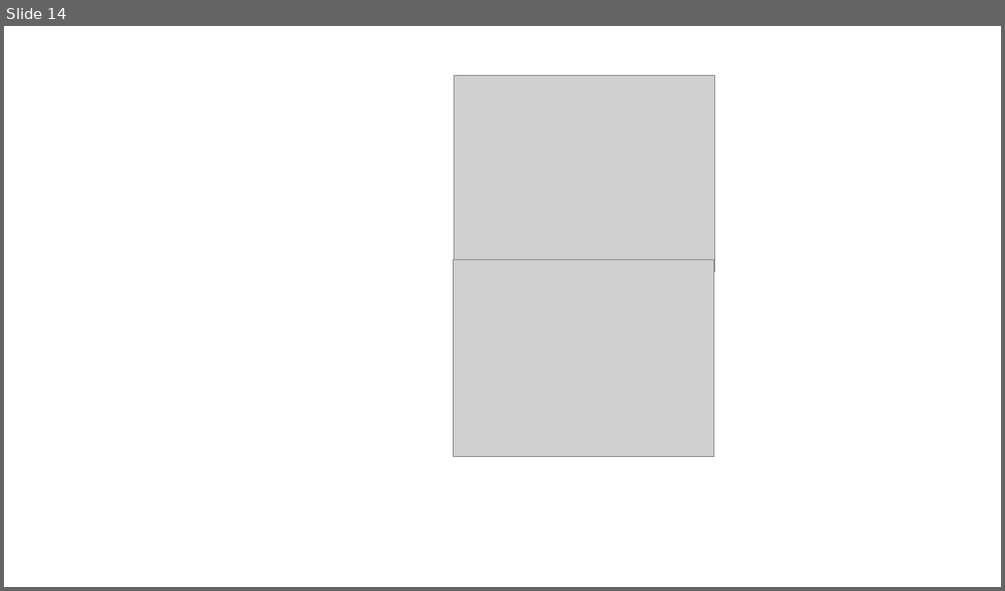
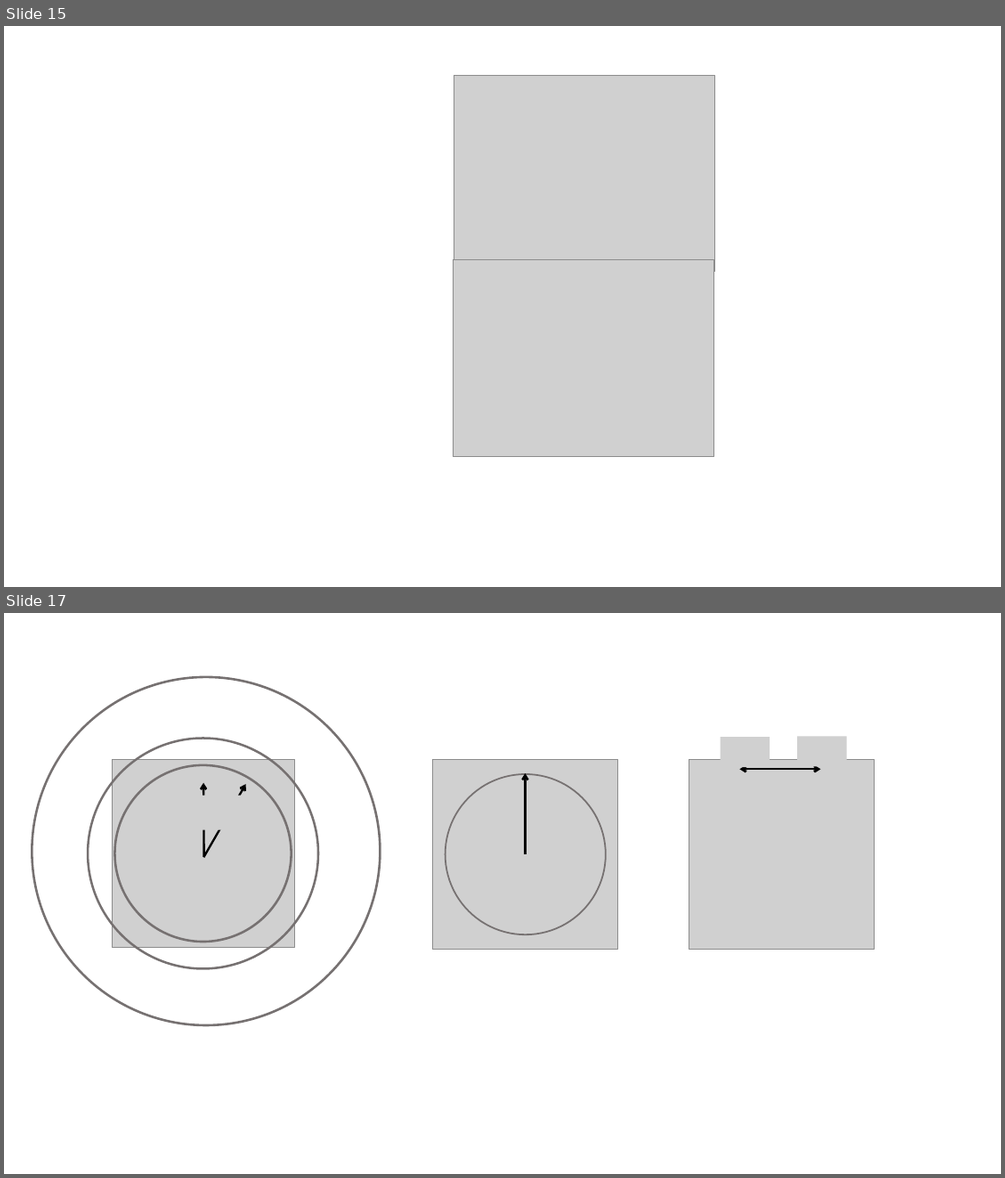
Before and after one commit to upschemistry/icecontinuum, a slide deck: nesh/graphics.pptx. Shown one above the other, each under a label of ours: slide 14 before the commit, slides 15 and 17 after it; the slides between them are not shown. The pictures are 1005x591 and 1005x1178 pixels, drawn with LibreOffice and Linux fonts; fonts in the diff are those of the drawing; grey boxes stand for pictures. Boxes give left, top, right and bottom in pixels: in the first picture for what was removed or moved away, otherwise in the second. Text is boxed around its words. In the diff, an @@ line names an element or a change of style, - is before the commit and + after.

```diff
--- a/nesh/graphics.pptx
+++ b/nesh/graphics.pptx
@@ slide 17 added at (4,613,1001,1174), background #FFFFFF @@
@@ picture added at (720,737,769,767) @@
@@ picture added at (797,737,847,766) @@
@@ picture added at (689,760,874,949) @@
@@ double arrow added from (740, 770) to (821, 770), #000000 2 pt @@
@@ group added at (433,760,618,949): 2 pictures, 1 donut, 1 arrow @@
@@ picture added at (757,785,807,815) @@
@@ group added at (31,676,381,1027): 5 pictures, 3 donuts, 2 arrows @@
@@ what was slide 14 is now slide 15 @@
```
Also in this commit, not shown: 3 other slides added, 3 other files.
